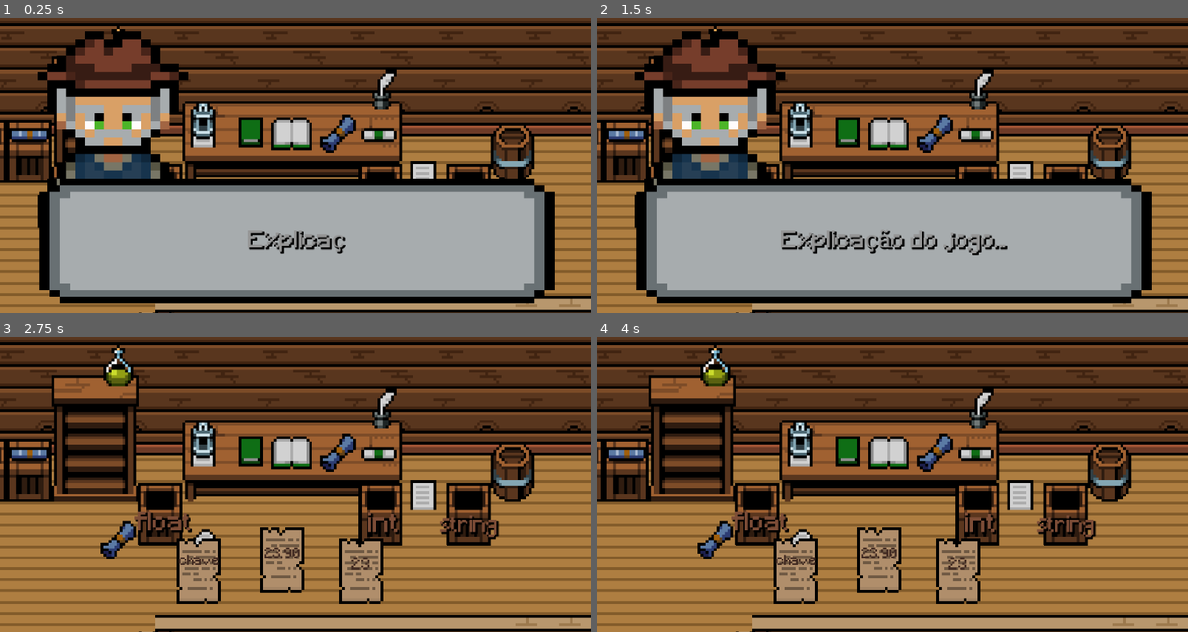
Above: before the commit, frames 1-4 (two rows, left to right).
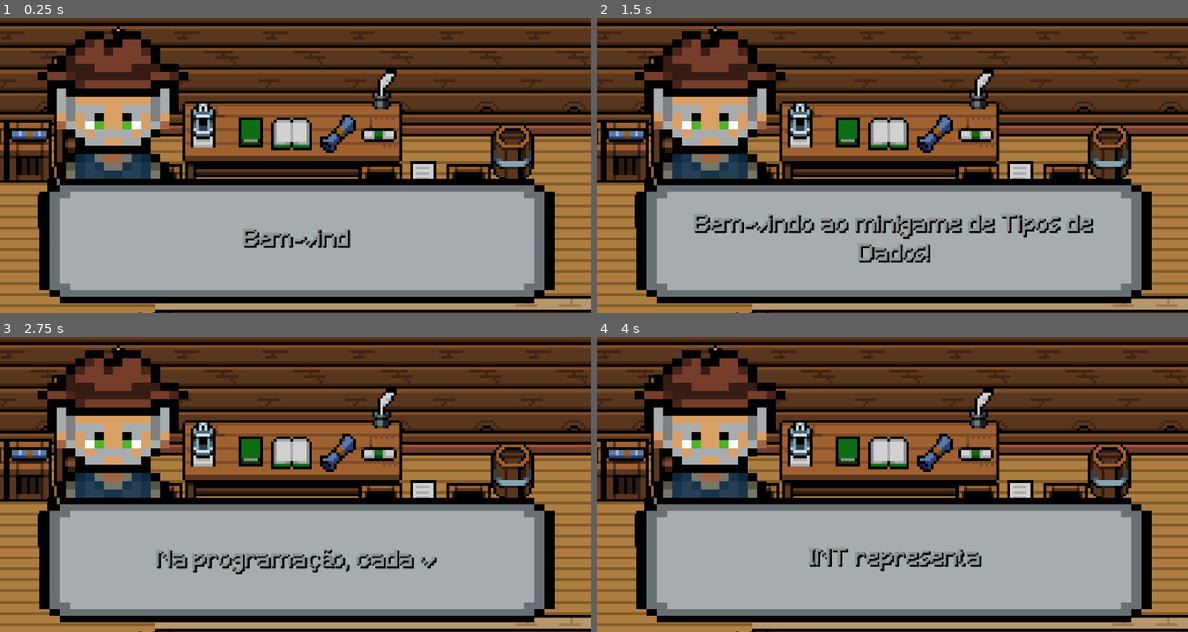
Above: after the commit, the same moments.

Repository: Joaovictor99999999/tcc_thyago
Game: Godot game, scene res://minigames/minigame_bibliotecario.tscn
Same seed, same stepped clock (60 frames per second), same inputs: the game is played once before the commit and once after it. The project has no main scene, so this scene is started directly.
Inputs (mouse positions are in pixels of both pictures, inside the frame that each line leads up to):
- Up to frame 1 (0.25 s): no input
- Up to frame 2 (1.5 s): move the mouse to (1022, 150) at 0.52 s; hold W (move_up) 0.53-1.25 s; hold E (interact) 0.53-1.25 s; click (1022, 150) at 0.67 s; tap Enter at 1.25 s; drag from (774, 180) to (862, 224) at 1.27 s
- Up to frame 3 (2.75 s): tap Space at 2 s; move the mouse to (354, 419) at 2.02 s; hold W (move_up) from 2.03 s (still down); hold E (interact) from 2.03 s (still down); tap D (move_rigth) at 2.1 s
- Up to frame 4 (4 s): release W (move_up) at 2.75 s; release E (interact) at 2.75 s; drag from (862, 543) to (715, 440) at 2.77 s; move the mouse to (1069, 528) at 3.52 s; hold A (move_left) from 3.53 s (still down); hold E (interact) from 3.53 s (still down)

The runs differ from the first frame. In frame 1, 0.8% of the frame differs, in the area x 41-60%, y 71-80%; in frame 2, 4.3%; in frame 3, 44%, in the area x 6-94%, y 4-97%; in frame 4, 44%.

Commit message:
mensagem

Diff:
--- a/meu-game-test/dialogue_box.gd
+++ b/meu-game-test/dialogue_box.gd
@@ -8,6 +8,7 @@
 
 var textos: Array = []
 var indice = 0
+
 
 var ativo = false
 var escrevendo = false
@@ -46,16 +47,22 @@
 	escrever_texto(frase)
 
 func escrever_texto(frase: String):
+	# Limpa o texto antes de começar
+	texto.text = ""
+
 	for letra in frase:
-		# Se o jogador interrompeu a escrita no _input, paramos este loop imediatamente
+		# Se o jogador apertou o botão e 'escrevendo' ficou falso,
+		# paramos o loop IMEDIATAMENTE.
 		if not escrevendo:
-			return
+			break
 
 		texto.text += letra
+
+		# O Timer ajuda a manter a cadência do Pixel Art
 		timer.start()
 		await timer.timeout
 
-	# Se chegou ao fim do loop naturalmente, libera o avanço
+	# Garante que, ao sair do loop, o estado esteja correto
 	escrevendo = false
 	pode_avancar = true
 
@@ -63,17 +70,21 @@
 	if not ativo:
 		return
 
-	if event.is_action_pressed("interact"):
+	# Verificamos se a ação de interagir foi APERTADA (just_pressed)
+	# Usamos a classe global 'Input' para isso, que é mais precisa para UI
+	if Input.is_action_just_pressed("interact"):
 
-		# 🔥 Se ainda estiver escrevendo → completa na hora e para o loop
 		if escrevendo:
-			escrevendo = false # Isso faz o loop do 'escrever_texto' dar o return
-			timer.stop()
+			# 1. Para o loop de escrita
+			escrevendo = false
+			# 2. Mostra a frase completa na hora
+			# Usamos o indice - 1 porque o mostrar_proximo() já somou +1
 			texto.text = textos[indice - 1]
+			# 3. Libera o avanço para o PRÓXIMO clique
 			pode_avancar = true
 
-		# 👉 Se já terminou a animação → vai para a próxima frase
 		elif pode_avancar:
+			# Só avança se o texto já estiver estático na tela
 			mostrar_proximo()
 
 func fechar():
--- a/meu-game-test/minigames/minigame_bibliotecario.gd
+++ b/meu-game-test/minigames/minigame_bibliotecario.gd
@@ -105,7 +105,14 @@
 	dialogo.connect("dialogo_finalizado", _on_tutorial_concluido)
 
 	dialogo.iniciar_dialogo(
-		["Explicação do jogo..."],
+		["Bem-vindo ao minigame de Tipos de Dados!",
+		"Na programação, cada valor tem um tipo.",
+		"INT representa números inteiros, sem casas decimais.",
+		"FLOAT representa números com casas decimais.",
+		"STRING representa textos.",
+		"Agora é com você!",
+		"Coloque cada dado na caixa correta.",
+		"Boa sorte!"],
 		preload("res://character/assets/vovo.png")
 	)
 
